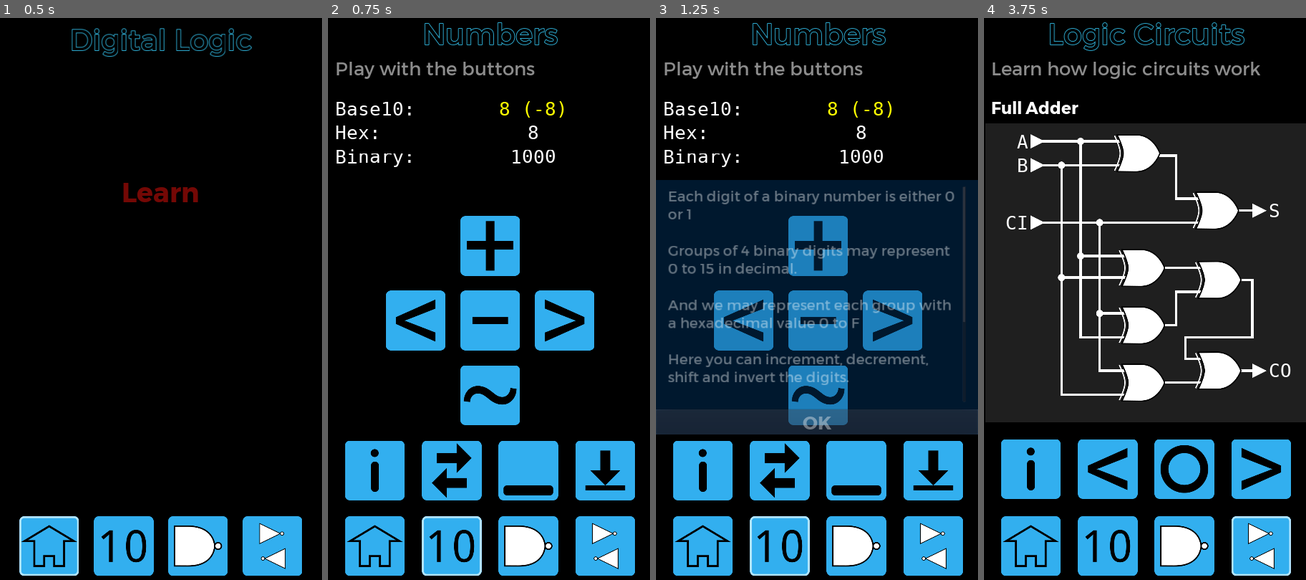
Above: before the commit, frames 1-4 (left to right).
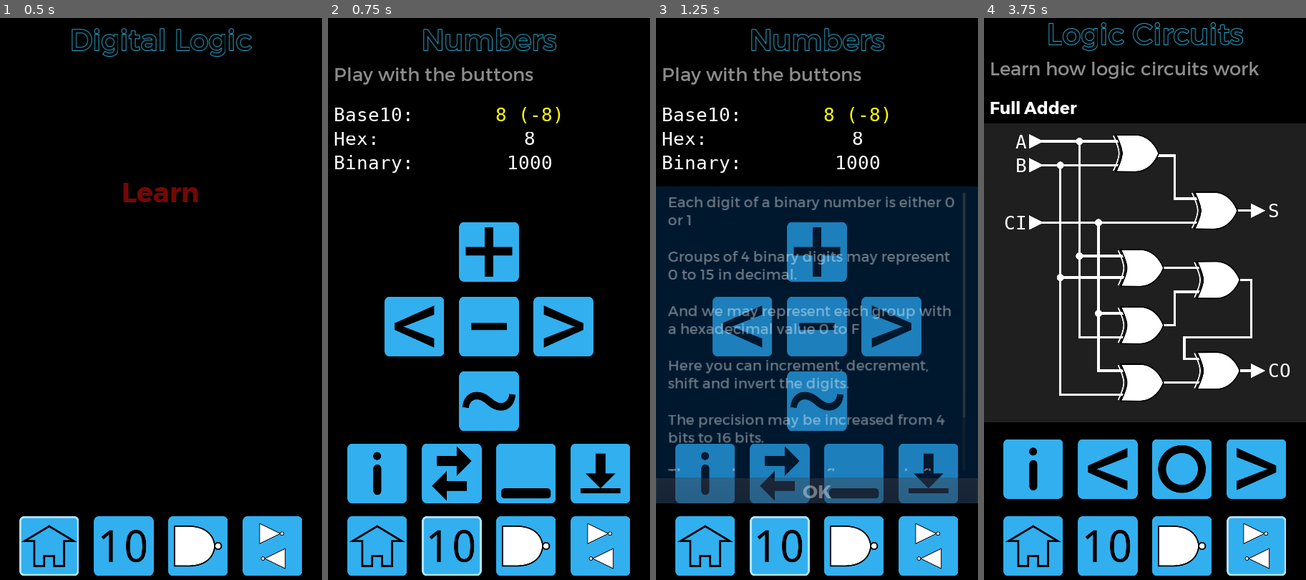
Above: after the commit, the same moments.

Repository: andrew-wilkes/digital-logic
Game: Godot game, scene res://Main.tscn
Two runs of this game, one before a commit and one after it. Both use one fixed random seed, a clock stepped at 60 frames per second and the inputs below.
Inputs (mouse positions are in pixels of both pictures, inside the frame that each line leads up to; where the layout moved, square brackets give the same spot in the first picture):
- Up to frame 1 (0.5 s): no input
- Up to frame 2 (0.75 s): click (450, 546) at 0.5 s
- Up to frame 3 (1.25 s): no input
- Up to frame 4 (3.75 s): click (1180, 546) [1183, 546] at 1.25 s; click (1106, 546) at 2 s; click (1257, 546) [1260, 546] at 2.75 s; click (1106, 467) at 3.5 s

Frame 1 is identical in both runs. In frame 2, 11% of the frame differs, in the area x 2-96%, y 0-100%; in frame 3, 31%, in the area x 0-100%, y 0-100%; in frame 4, 7.7%.

Commit message:
Fine tune margins etc

Diff:
--- a/game/Circuits.gd
+++ b/game/Circuits.gd
@@ -23,8 +23,14 @@
 
 
 func _ready():
+
 	set_circuit(circuit_index)
 	init_circuit()
+	call_deferred("set_c_size")
+
+
+func set_c_size():
+	$VBox/Circuit/c.rect_size = $VBox/Circuit.rect_size
 
 
 enum { PREV, NEXT, STEP, UNSTABLE } # Events
@@ -84,7 +90,7 @@
 		info.play_anim()
 	if !info.is_connected("popup_hide", self, "_on_Info_popup_hide"):
 		info.connect("popup_hide", self, "_on_Info_popup_hide")
-	$VBox/HBox/InfoButton.disabled = true
+	$VBox/M3/HBox/InfoButton.disabled = true
 
 
 func gate_changed(gate):
@@ -423,4 +429,4 @@
 
 
 func enable_info_button():
-	$VBox/HBox/InfoButton.disabled = false
+	$VBox/M3/HBox/InfoButton.disabled = false
--- a/game/Circuits.tscn
+++ b/game/Circuits.tscn
@@ -20,23 +20,19 @@
 [ext_resource path="res://circuits/DFF.tscn" type="PackedScene" id=18]
 [ext_resource path="res://circuits/JKFF.tscn" type="PackedScene" id=19]
 
-[node name="Circuits" type="HBoxContainer"]
+[node name="Circuits" type="MarginContainer"]
 anchor_right = 1.0
 anchor_bottom = 1.0
 mouse_filter = 2
+custom_constants/margin_bottom = 40
 script = ExtResource( 10 )
 __meta__ = {
 "_edit_use_anchors_": false
 }
 
-[node name="Sp1" type="Control" parent="."]
-margin_bottom = 1920.0
-size_flags_horizontal = 3
-
 [node name="VBox" type="VBoxContainer" parent="."]
-margin_left = 4.0
-margin_right = 1084.0
-margin_bottom = 1920.0
+margin_right = 1080.0
+margin_bottom = 1880.0
 rect_min_size = Vector2( 1080, 0 )
 mouse_filter = 2
 custom_constants/separation = 20
@@ -105,6 +101,8 @@
 margin_right = 1080.0
 margin_bottom = 989.0
 rect_min_size = Vector2( 0, 1000 )
+size_flags_horizontal = 3
+size_flags_vertical = 3
 __meta__ = {
 "_edit_use_anchors_": false
 }
@@ -180,64 +178,74 @@
 margin_bottom = 1402.0
 size_flags_vertical = 3
 
-[node name="HBox" type="HBoxContainer" parent="VBox"]
+[node name="M3" type="MarginContainer" parent="VBox"]
 margin_top = 1422.0
 margin_right = 1080.0
 margin_bottom = 1622.0
-
-[node name="sp5" type="Control" parent="VBox/HBox"]
-margin_right = 49.0
-margin_bottom = 200.0
-size_flags_horizontal = 3
-
-[node name="InfoButton" type="TextureButton" parent="VBox/HBox"]
-margin_left = 53.0
-margin_right = 253.0
+custom_constants/margin_right = 20
+custom_constants/margin_left = 20
+__meta__ = {
+"_edit_use_anchors_": false
+}
+
+[node name="HBox" type="HBoxContainer" parent="VBox/M3"]
+margin_left = 20.0
+margin_right = 1060.0
+margin_bottom = 200.0
+
+[node name="sp5" type="Control" parent="VBox/M3/HBox"]
+margin_right = 41.0
+margin_bottom = 200.0
+size_flags_horizontal = 3
+
+[node name="InfoButton" type="TextureButton" parent="VBox/M3/HBox"]
+margin_left = 45.0
+margin_right = 245.0
 margin_bottom = 200.0
 texture_normal = ExtResource( 16 )
 
-[node name="sp" type="Control" parent="VBox/HBox"]
-margin_left = 257.0
-margin_right = 307.0
-margin_bottom = 200.0
-size_flags_horizontal = 3
-
-[node name="PreviousButton" type="TextureButton" parent="VBox/HBox"]
-margin_left = 311.0
-margin_right = 511.0
+[node name="sp" type="Control" parent="VBox/M3/HBox"]
+margin_left = 249.0
+margin_right = 291.0
+margin_bottom = 200.0
+size_flags_horizontal = 3
+
+[node name="PreviousButton" type="TextureButton" parent="VBox/M3/HBox"]
+margin_left = 295.0
+margin_right = 495.0
 margin_bottom = 200.0
 texture_normal = ExtResource( 6 )
 
-[node name="sp2" type="Control" parent="VBox/HBox"]
-margin_left = 515.0
-margin_right = 564.0
-margin_bottom = 200.0
-size_flags_horizontal = 3
-
-[node name="Step" type="TextureButton" parent="VBox/HBox"]
-margin_left = 568.0
-margin_right = 768.0
+[node name="sp2" type="Control" parent="VBox/M3/HBox"]
+margin_left = 499.0
+margin_right = 540.0
+margin_bottom = 200.0
+size_flags_horizontal = 3
+
+[node name="Step" type="TextureButton" parent="VBox/M3/HBox"]
+margin_left = 544.0
+margin_right = 744.0
 margin_bottom = 200.0
 texture_normal = ExtResource( 9 )
 
-[node name="sp3" type="Control" parent="VBox/HBox"]
-margin_left = 772.0
-margin_right = 822.0
-margin_bottom = 200.0
-size_flags_horizontal = 3
-__meta__ = {
-"_edit_use_anchors_": false
-}
-
-[node name="NextButton" type="TextureButton" parent="VBox/HBox"]
-margin_left = 826.0
-margin_right = 1026.0
+[node name="sp3" type="Control" parent="VBox/M3/HBox"]
+margin_left = 748.0
+margin_right = 790.0
+margin_bottom = 200.0
+size_flags_horizontal = 3
+__meta__ = {
+"_edit_use_anchors_": false
+}
+
+[node name="NextButton" type="TextureButton" parent="VBox/M3/HBox"]
+margin_left = 794.0
+margin_right = 994.0
 margin_bottom = 200.0
 texture_normal = ExtResource( 5 )
 
-[node name="sp4" type="Control" parent="VBox/HBox"]
-margin_left = 1030.0
-margin_right = 1080.0
+[node name="sp4" type="Control" parent="VBox/M3/HBox"]
+margin_left = 998.0
+margin_right = 1040.0
 margin_bottom = 200.0
 size_flags_horizontal = 3
 
@@ -247,26 +255,24 @@
 margin_bottom = 1659.0
 size_flags_vertical = 3
 
-[node name="Buttons" parent="VBox" instance=ExtResource( 1 )]
-anchor_right = 0.0
-anchor_bottom = 0.0
-margin_left = 0.0
+[node name="M4" type="MarginContainer" parent="VBox"]
 margin_top = 1679.0
 margin_right = 1080.0
 margin_bottom = 1879.0
+custom_constants/margin_right = 20
+custom_constants/margin_left = 20
+__meta__ = {
+"_edit_use_anchors_": false
+}
+
+[node name="Buttons" parent="VBox/M4" instance=ExtResource( 1 )]
+anchor_right = 0.0
+anchor_bottom = 0.0
+margin_left = 20.0
+margin_top = 0.0
+margin_right = 1060.0
+margin_bottom = 200.0
 page_id = 3
-
-[node name="Sp2" type="Control" parent="VBox"]
-margin_top = 1899.0
-margin_right = 1080.0
-margin_bottom = 1919.0
-rect_min_size = Vector2( 0, 20 )
-
-[node name="Sp2" type="Control" parent="."]
-margin_left = 1088.0
-margin_right = 1088.0
-margin_bottom = 1920.0
-size_flags_horizontal = 3
 
 [node name="c" type="CanvasLayer" parent="."]
 
@@ -284,8 +290,8 @@
 
 [node name="TickTimer" type="Timer" parent="."]
 one_shot = true
-[connection signal="button_down" from="VBox/HBox/InfoButton" to="." method="_on_InfoButton_button_down"]
-[connection signal="button_down" from="VBox/HBox/PreviousButton" to="." method="_on_PreviousButton_button_down"]
-[connection signal="button_down" from="VBox/HBox/Step" to="." method="_on_Step_button_down"]
-[connection signal="button_down" from="VBox/HBox/NextButton" to="." method="_on_NextButton_button_down"]
+[connection signal="button_down" from="VBox/M3/HBox/InfoButton" to="." method="_on_InfoButton_button_down"]
+[connection signal="button_down" from="VBox/M3/HBox/PreviousButton" to="." method="_on_PreviousButton_button_down"]
+[connection signal="button_down" from="VBox/M3/HBox/Step" to="." method="_on_Step_button_down"]
+[connection signal="button_down" from="VBox/M3/HBox/NextButton" to="." method="_on_NextButton_button_down"]
 [connection signal="timeout" from="TickTimer" to="." method="_on_Tick_Timer_timeout"]
--- a/game/Gates.gd
+++ b/game/Gates.gd
@@ -19,6 +19,12 @@
 func _ready():
 	$VBox/HBox/OneButton.hide()
 	$VBox/HBox/ZeroButton.hide()
+	call_deferred("set_c_size")
+
+
+# Make the center node match it's parent's size
+func set_c_size():
+	$VBox/Gate/x.rect_size = $VBox/Gate.rect_size
 
 
 func sm(event):
--- a/game/Gates.tscn
+++ b/game/Gates.tscn
@@ -11,24 +11,19 @@
 [ext_resource path="res://assets/play-dot.png" type="Texture" id=9]
 [ext_resource path="res://Gates.gd" type="Script" id=11]
 
-[node name="Gates" type="HBoxContainer"]
+[node name="Gates" type="MarginContainer"]
 anchor_right = 1.0
 anchor_bottom = 1.0
 mouse_filter = 2
+custom_constants/margin_bottom = 40
 script = ExtResource( 11 )
 __meta__ = {
 "_edit_use_anchors_": false
 }
 
-[node name="Sp1" type="Control" parent="."]
-margin_right = 416.0
-margin_bottom = 1920.0
-size_flags_horizontal = 3
-
 [node name="VBox" type="VBoxContainer" parent="."]
-margin_left = 420.0
-margin_right = 1500.0
-margin_bottom = 1920.0
+margin_right = 1080.0
+margin_bottom = 1880.0
 rect_min_size = Vector2( 1080, 0 )
 mouse_filter = 2
 custom_constants/separation = 20
@@ -171,26 +166,21 @@
 margin_bottom = 1659.0
 size_flags_vertical = 3
 
-[node name="Buttons" parent="VBox" instance=ExtResource( 1 )]
-anchor_right = 0.0
-anchor_bottom = 0.0
-margin_left = 0.0
+[node name="M3" type="MarginContainer" parent="VBox"]
 margin_top = 1679.0
 margin_right = 1080.0
 margin_bottom = 1879.0
+custom_constants/margin_right = 20
+custom_constants/margin_left = 20
+
+[node name="Buttons" parent="VBox/M3" instance=ExtResource( 1 )]
+anchor_right = 0.0
+anchor_bottom = 0.0
+margin_left = 20.0
+margin_top = 0.0
+margin_right = 1060.0
+margin_bottom = 200.0
 page_id = 2
-
-[node name="Sp2" type="Control" parent="VBox"]
-margin_top = 1899.0
-margin_right = 1080.0
-margin_bottom = 1919.0
-rect_min_size = Vector2( 0, 20 )
-
-[node name="Sp2" type="Control" parent="."]
-margin_left = 1504.0
-margin_right = 1920.0
-margin_bottom = 1920.0
-size_flags_horizontal = 3
 
 [node name="Timer" type="Timer" parent="."]
 one_shot = true
--- a/game/Numbers.gd
+++ b/game/Numbers.gd
@@ -405,9 +405,10 @@
 
 func show_info():
 	var info = $c/Info
-	info.rect_position = $VBox.rect_position + $VBox/M3.rect_position
-	info.rect_size.x = $VBox/Control2.rect_size.x
-	info.rect_size.y = $VBox/Control2.rect_position.y - $VBox/M3.rect_position.y - 20
+	info.rect_position = $VBox.rect_position + $VBox/Alert.rect_position
+	info.rect_position.x = 0
+	info.rect_size.x = rect_size.x
+	info.rect_size.y = $VBox/Sp2.rect_position.y - info.rect_position.y
 	match mode:
 		PLAY:
 			info.show_how(false)
--- a/game/Numbers.tscn
+++ b/game/Numbers.tscn
@@ -19,11 +19,14 @@
 [ext_resource path="res://assets/info2.png" type="Texture" id=18]
 [ext_resource path="res://panels/Info.tscn" type="PackedScene" id=19]
 
-[node name="Numbers" type="HBoxContainer"]
+[node name="Numbers" type="MarginContainer"]
 anchor_right = 1.0
 anchor_bottom = 1.0
-margin_right = 0.00012207
 margin_bottom = 0.00012207
+custom_constants/margin_right = 20
+custom_constants/margin_top = 20
+custom_constants/margin_left = 20
+custom_constants/margin_bottom = 40
 script = ExtResource( 1 )
 __meta__ = {
 "_edit_use_anchors_": false
@@ -149,17 +152,12 @@
 256		0000 0000 0000 0000
 256		0001 0000 0000 1001"
 
-[node name="Sp" type="Control" parent="."]
-margin_right = 416.0
-margin_bottom = 1920.0
-size_flags_horizontal = 3
-
 [node name="VBox" type="VBoxContainer" parent="."]
-margin_left = 420.0
-margin_right = 1500.0
-margin_bottom = 1920.0
-rect_min_size = Vector2( 1080, 0 )
-size_flags_horizontal = 4
+margin_left = 20.0
+margin_top = 20.0
+margin_right = 1060.0
+margin_bottom = 1880.0
+size_flags_horizontal = 3
 size_flags_vertical = 3
 custom_constants/separation = 20
 __meta__ = {
@@ -167,24 +165,17 @@
 }
 
 [node name="Title" type="Label" parent="VBox"]
-margin_right = 1080.0
+margin_right = 1040.0
 margin_bottom = 121.0
 custom_fonts/font = ExtResource( 3 )
 custom_colors/font_color = Color( 0, 0, 0, 1 )
 text = "Numbers"
 align = 1
 
-[node name="M" type="MarginContainer" parent="VBox"]
+[node name="Desc" type="Label" parent="VBox"]
 margin_top = 141.0
-margin_right = 1080.0
+margin_right = 1040.0
 margin_bottom = 219.0
-custom_constants/margin_right = 20
-custom_constants/margin_left = 20
-
-[node name="Desc" type="Label" parent="VBox/M"]
-margin_left = 20.0
-margin_right = 1060.0
-margin_bottom = 78.0
 custom_fonts/font = ExtResource( 13 )
 custom_colors/font_color = Color( 0.54902, 0.54902, 0.54902, 1 )
 text = "Training (match the number)"
@@ -192,30 +183,22 @@
 
 [node name="Gap" type="Control" parent="VBox"]
 margin_top = 239.0
-margin_right = 1080.0
+margin_right = 1040.0
 margin_bottom = 259.0
 rect_min_size = Vector2( 0, 20 )
 
-[node name="M2" type="MarginContainer" parent="VBox"]
+[node name="OP" type="HBoxContainer" parent="VBox"]
 margin_top = 279.0
-margin_right = 1080.0
+margin_right = 1040.0
 margin_bottom = 515.0
-custom_constants/margin_right = 20
-custom_constants/margin_left = 20
-
-[node name="OP" type="HBoxContainer" parent="VBox/M2"]
-margin_left = 20.0
-margin_right = 1060.0
-margin_bottom = 236.0
-custom_constants/separation = 20
-
-[node name="Labels" type="VBoxContainer" parent="VBox/M2/OP"]
+
+[node name="Labels" type="VBoxContainer" parent="VBox/OP"]
 margin_right = 273.0
 margin_bottom = 236.0
 size_flags_horizontal = 0
 size_flags_vertical = 0
 
-[node name="Num" type="Label" parent="VBox/M2/OP/Labels"]
+[node name="Num" type="Label" parent="VBox/OP/Labels"]
 margin_right = 273.0
 margin_bottom = 76.0
 size_flags_horizontal = 0
@@ -225,7 +208,7 @@
 "_edit_use_anchors_": false
 }
 
-[node name="V1" type="Label" parent="VBox/M2/OP/Labels"]
+[node name="V1" type="Label" parent="VBox/OP/Labels"]
 margin_top = 80.0
 margin_right = 273.0
 margin_bottom = 156.0
@@ -236,7 +219,7 @@
 "_edit_use_anchors_": false
 }
 
-[node name="V2" type="Label" parent="VBox/M2/OP/Labels"]
+[node name="V2" type="Label" parent="VBox/OP/Labels"]
 margin_top = 160.0
 margin_right = 273.0
 margin_bottom = 236.0
@@ -247,31 +230,31 @@
 "_edit_use_anchors_": false
 }
 
-[node name="Values" type="VBoxContainer" parent="VBox/M2/OP"]
-margin_left = 293.0
+[node name="Values" type="VBoxContainer" parent="VBox/OP"]
+margin_left = 277.0
 margin_right = 1040.0
 margin_bottom = 236.0
 size_flags_horizontal = 3
 
-[node name="Num" type="Label" parent="VBox/M2/OP/Values"]
+[node name="Num" type="Label" parent="VBox/OP/Values"]
 modulate = Color( 1, 1, 0, 1 )
-margin_right = 747.0
+margin_right = 763.0
 margin_bottom = 76.0
 custom_fonts/font = ExtResource( 11 )
 text = "34"
 align = 1
 
-[node name="V1" type="Label" parent="VBox/M2/OP/Values"]
+[node name="V1" type="Label" parent="VBox/OP/Values"]
 margin_top = 80.0
-margin_right = 747.0
+margin_right = 763.0
 margin_bottom = 156.0
 custom_fonts/font = ExtResource( 11 )
 text = "0000 0000 0000 0000"
 align = 1
 
-[node name="V2" type="Label" parent="VBox/M2/OP/Values"]
+[node name="V2" type="Label" parent="VBox/OP/Values"]
 margin_top = 160.0
-margin_right = 747.0
+margin_right = 763.0
 margin_bottom = 236.0
 custom_fonts/font = ExtResource( 11 )
 text = "34 (-23)"
@@ -279,20 +262,13 @@
 
 [node name="Gap2" type="Control" parent="VBox"]
 margin_top = 535.0
-margin_right = 1080.0
+margin_right = 1040.0
 margin_bottom = 535.0
 
-[node name="M3" type="MarginContainer" parent="VBox"]
+[node name="Alert" type="Label" parent="VBox"]
 margin_top = 555.0
-margin_right = 1080.0
+margin_right = 1040.0
 margin_bottom = 614.0
-custom_constants/margin_right = 20
-custom_constants/margin_left = 20
-
-[node name="Alert" type="Label" parent="VBox/M3"]
-margin_left = 20.0
-margin_right = 1060.0
-margin_bottom = 59.0
 size_flags_vertical = 0
 custom_fonts/font = ExtResource( 2 )
 align = 1
@@ -303,14 +279,14 @@
 
 [node name="Gap3" type="Control" parent="VBox"]
 margin_top = 634.0
-margin_right = 1080.0
+margin_right = 1040.0
 margin_bottom = 654.0
 rect_min_size = Vector2( 0, 20 )
 
 [node name="Control" type="GridContainer" parent="VBox"]
-margin_left = 190.0
+margin_left = 170.0
 margin_top = 674.0
-margin_right = 890.0
+margin_right = 870.0
 margin_bottom = 1374.0
 size_flags_horizontal = 4
 custom_constants/vseparation = 50
@@ -388,54 +364,53 @@
 
 [node name="Sp" type="Control" parent="VBox"]
 margin_top = 1394.0
-margin_right = 1080.0
-margin_bottom = 1407.0
+margin_right = 1040.0
+margin_bottom = 1397.0
 size_flags_vertical = 3
 
 [node name="Control2" type="HBoxContainer" parent="VBox"]
-margin_top = 1427.0
-margin_right = 1080.0
-margin_bottom = 1627.0
-size_flags_horizontal = 3
+margin_top = 1417.0
+margin_right = 1040.0
+margin_bottom = 1617.0
 __meta__ = {
 "_edit_use_anchors_": false
 }
 
 [node name="Sp" type="Control" parent="VBox/Control2"]
-margin_right = 49.0
+margin_right = 41.0
 margin_bottom = 200.0
 size_flags_horizontal = 3
 
 [node name="Info" type="TextureButton" parent="VBox/Control2"]
-margin_left = 53.0
-margin_right = 253.0
+margin_left = 45.0
+margin_right = 245.0
 margin_bottom = 200.0
 texture_normal = ExtResource( 18 )
 
 [node name="Sp5" type="Control" parent="VBox/Control2"]
-margin_left = 257.0
-margin_right = 307.0
+margin_left = 249.0
+margin_right = 291.0
 margin_bottom = 200.0
 size_flags_horizontal = 3
 
 [node name="Mode" type="TextureButton" parent="VBox/Control2"]
-margin_left = 311.0
-margin_right = 511.0
+margin_left = 295.0
+margin_right = 495.0
 margin_bottom = 200.0
 hint_tooltip = "Bit shift left"
 texture_normal = ExtResource( 12 )
 
 [node name="Sp2" type="Control" parent="VBox/Control2"]
-margin_left = 515.0
-margin_right = 564.0
+margin_left = 499.0
+margin_right = 540.0
 margin_bottom = 200.0
 size_flags_horizontal = 3
 
 [node name="L1" type="TextureButton" parent="VBox/Control2" groups=[
 "level buttons",
 ]]
-margin_left = 568.0
-margin_right = 768.0
+margin_left = 544.0
+margin_right = 744.0
 margin_bottom = 200.0
 rect_min_size = Vector2( 44, 0 )
 hint_tooltip = "Increment"
@@ -470,51 +445,40 @@
 texture_normal = ExtResource( 14 )
 
 [node name="Sp4" type="Control" parent="VBox/Control2"]
-margin_left = 772.0
-margin_right = 822.0
+margin_left = 748.0
+margin_right = 790.0
 margin_bottom = 200.0
 size_flags_horizontal = 3
 
 [node name="Reset" type="TextureButton" parent="VBox/Control2"]
-margin_left = 826.0
-margin_right = 1026.0
+margin_left = 794.0
+margin_right = 994.0
 margin_bottom = 200.0
 rect_min_size = Vector2( 44, 0 )
 hint_tooltip = "Increment"
 texture_normal = ExtResource( 15 )
 
 [node name="Sp7" type="Control" parent="VBox/Control2"]
-margin_left = 1030.0
-margin_right = 1080.0
+margin_left = 998.0
+margin_right = 1040.0
 margin_bottom = 200.0
 size_flags_horizontal = 3
 
 [node name="Sp2" type="Control" parent="VBox"]
-margin_top = 1647.0
-margin_right = 1080.0
-margin_bottom = 1660.0
+margin_top = 1637.0
+margin_right = 1040.0
+margin_bottom = 1640.0
 size_flags_vertical = 3
 
 [node name="Buttons" parent="VBox" instance=ExtResource( 5 )]
 anchor_right = 0.0
 anchor_bottom = 0.0
 margin_left = 0.0
-margin_top = 1680.0
-margin_right = 1080.0
-margin_bottom = 1880.0
+margin_top = 1660.0
+margin_right = 1040.0
+margin_bottom = 1860.0
+size_flags_horizontal = 1
 page_id = 1
-
-[node name="Sp3" type="Control" parent="VBox"]
-margin_top = 1900.0
-margin_right = 1080.0
-margin_bottom = 1920.0
-rect_min_size = Vector2( 0, 20 )
-
-[node name="Sp4" type="Control" parent="."]
-margin_left = 1504.0
-margin_right = 1920.0
-margin_bottom = 1920.0
-size_flags_horizontal = 3
 
 [node name="AlertTimer" type="Timer" parent="."]
 one_shot = true
@@ -522,7 +486,6 @@
 [node name="c" type="CanvasLayer" parent="."]
 
 [node name="Info" parent="c" instance=ExtResource( 19 )]
-visible = true
 modulate = Color( 1, 1, 1, 0 )
 margin_top = 555.997
 margin_bottom = 1370.0
--- a/game/project.godot
+++ b/game/project.godot
@@ -52,7 +52,7 @@
 window/size/width=1080
 window/size/height=1920
 window/size/resizable=false
-window/size/test_width=800
+window/size/test_width=608
 window/size/test_height=1080
 window/energy_saving/keep_screen_on=false
 window/handheld/orientation="portrait"
